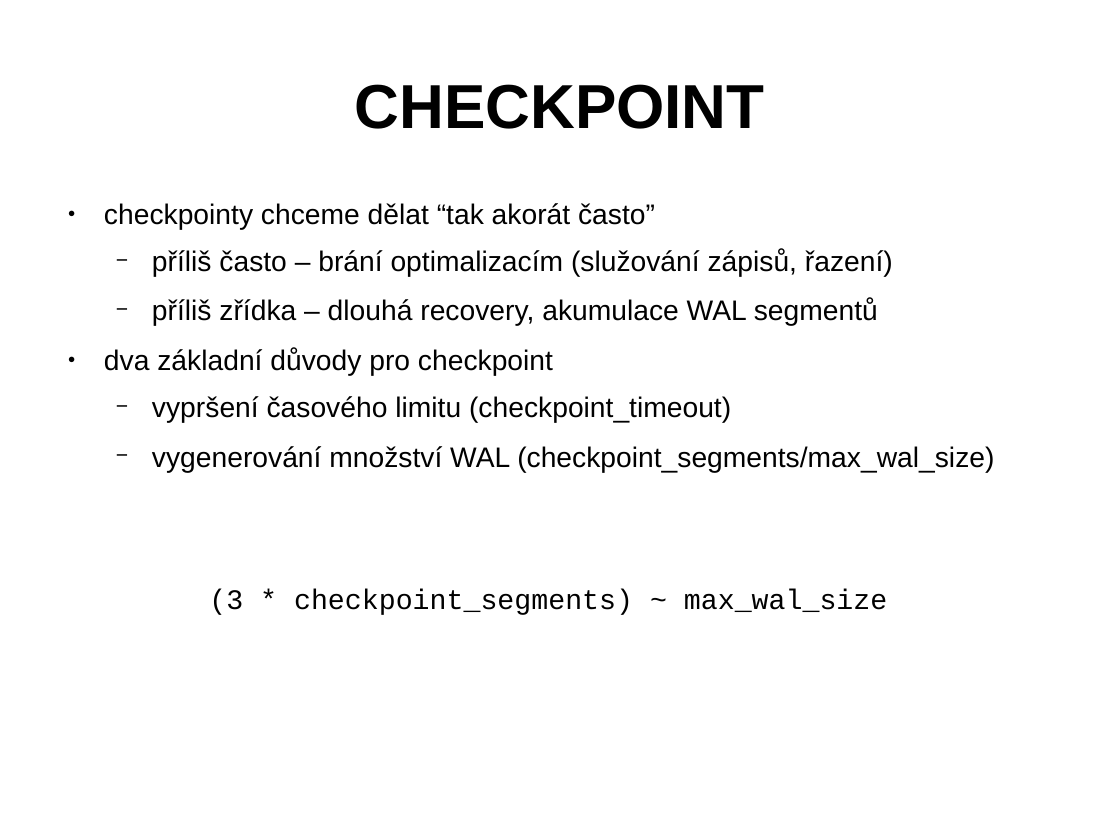
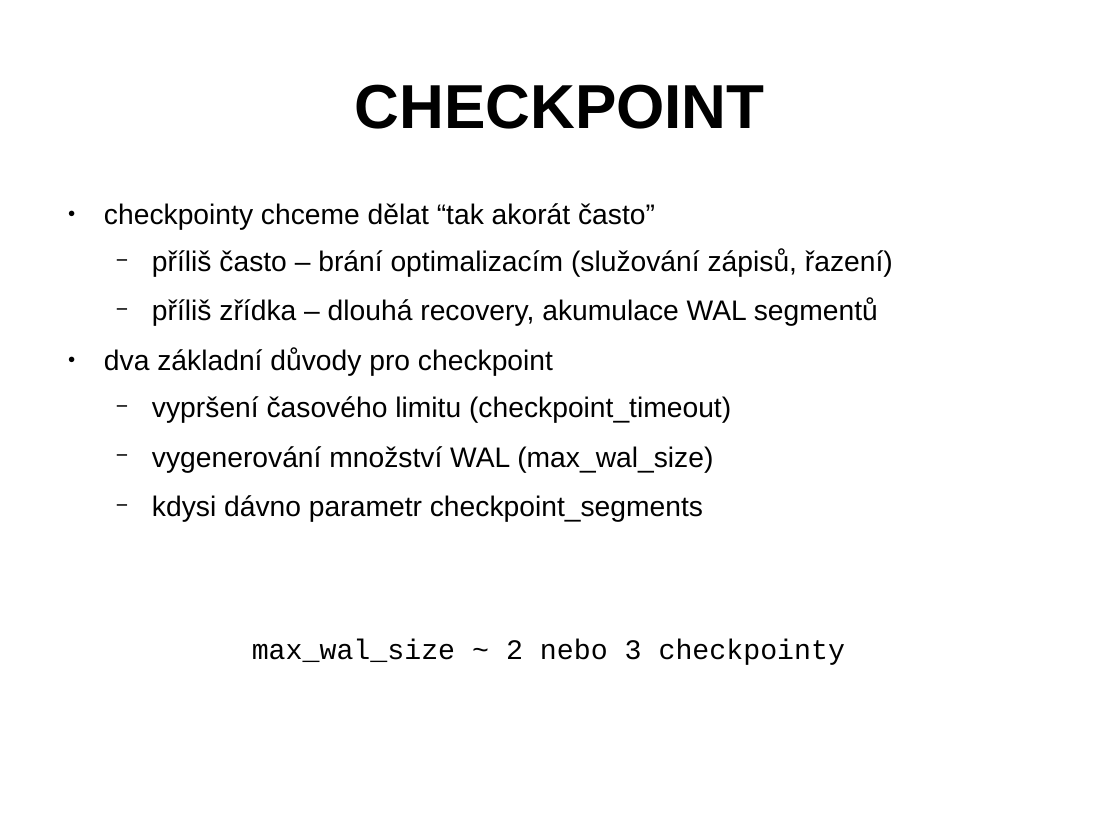
Before and after one commit to tvondra/perf_tuning_training, a slide deck: slide 20 of perf-tuning-training.odp (slide 19 before the commit). Drawn at 1120x840 pixels with LibreOffice and Linux fonts; fonts in the diff are those of the drawing. Boxes give left, top, right and bottom in pixels: in the first picture for what was removed or moved away, otherwise in the second. Text is boxed around its words. In the diff, an @@ line names an element or a change of style, - is before the commit and + after.

```diff
--- a/perf-tuning-training.odp
+++ b/perf-tuning-training.odp
@@ text at (152,446,845,665): text changed @@
-  − vygenerování množství WAL (checkpoint_segments/max_wal_size)
-(3 * checkpoint_segments) ~ max_wal_size
+  − vygenerování množství WAL (max_wal_size)
+  − kdysi dávno parametr checkpoint_segments
+max_wal_size ~ 2 nebo 3 checkpointy
```
Also in this commit, not shown: 14 other slides changed, 2 slides added, 2 other files.
